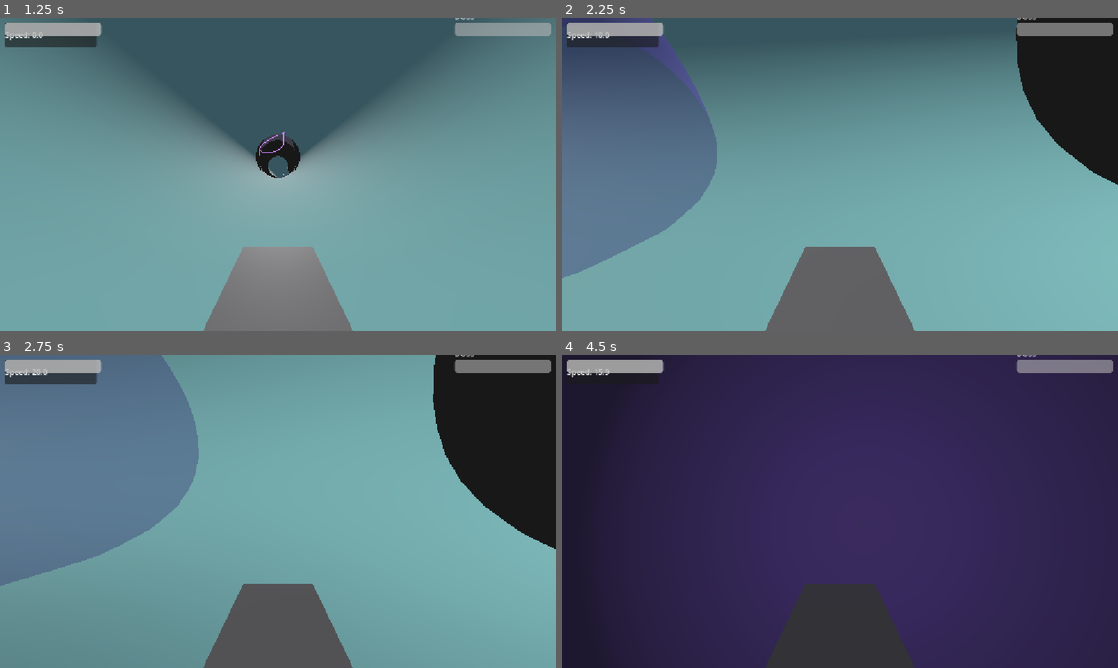
Above: before the commit, frames 1-4 (two rows, left to right).
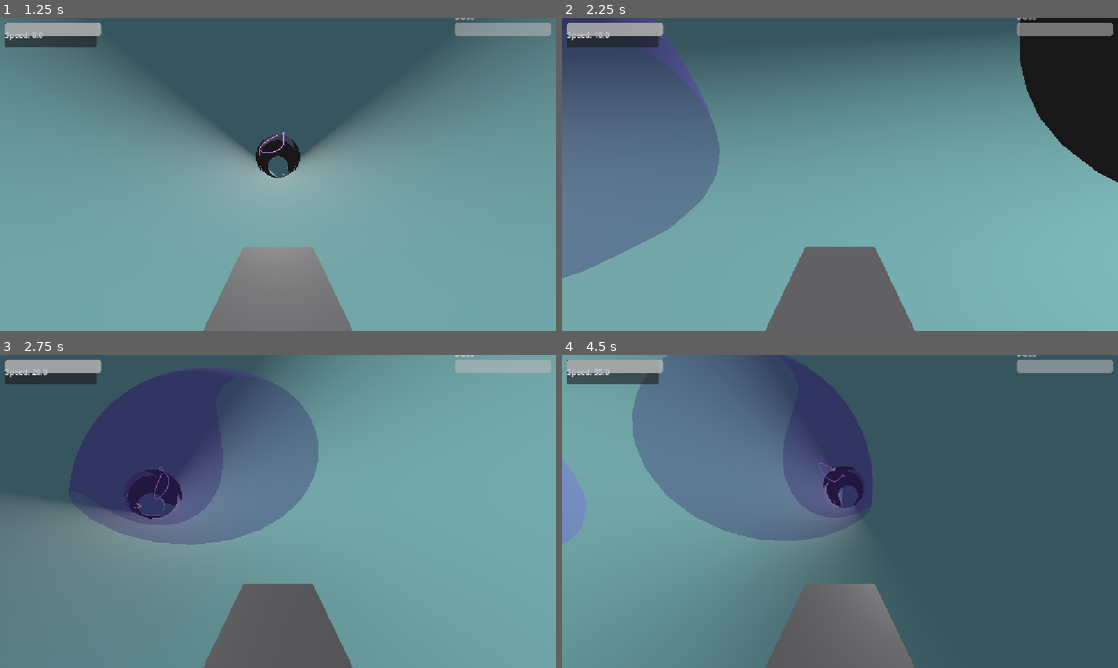
Above: after the commit, the same moments.

Repository: eternaldensity/pipe-survivor
Game: Godot game, scene res://MainMenu.tscn
The game is run twice, just before and just after one commit, with the same random seed, the same clock (stepped at 60 frames per second) and the same inputs.
Inputs:
- Up to frame 1 (1.25 s): click "Start Game" at 0.5 s
- Up to frame 2 (2.25 s): tap Enter (ui_accept) at 1.25, 1.52 s; hold Right (ui_right) 1.28-2.03 s; hold R 1.28-2.03 s; hold Down (ui_down) from 2.03 s (still down); tap 1 at 2.1 s
- Up to frame 3 (2.75 s): keep holding Down (ui_down); tap Enter (ui_accept) at 2.27 s
- Up to frame 4 (4.5 s): release Down (ui_down) at 2.78 s; hold Right (ui_right) 2.78-3.53 s; hold 2 2.78-3.53 s; hold Up (ui_up) 3.53-4.28 s; tap 3 at 3.6 s; tap Enter (ui_accept) at 3.77 s; hold Left (ui_left) from 4.28 s (still down); hold R from 4.28 s (still down)

Frame 1 is identical in both runs. In frame 2, 0.7% of the frame differs, in the area x 0-100%, y 0-84%; in frame 3, 40%; in frame 4, 95%, in the area x 0-100%, y 0-100%.

Commit message:
Vehicle/junction: auto-steer, wall clamp, nearest-curve tie-break

Diff:
--- a/junction_pipe_section.gd
+++ b/junction_pipe_section.gd
@@ -135,15 +135,20 @@
 	var best_dist := INF
 	var best_point := Vector3.ZERO
 	var best_tan := Vector3(0.0, 0.0, 1.0)
-	for c in _curves:
+	var best_idx := -1
+	for i in range(_curves.size()):
+		var c := _curves[i]
 		var off := c.get_closest_offset(local_pos)
 		var tr := c.sample_baked_with_rotation(off)
 		var pt := tr.origin
 		var d := local_pos.distance_to(pt)
-		if d < best_dist:
+		# Prefer the trunk (first curve) on ties to avoid switching to a
+		# branch when the vehicle is going straight through the junction.
+		if best_idx < 0 or d < best_dist - 0.5 or (absf(d - best_dist) <= 0.5 and i < best_idx):
 			best_dist = d
 			best_point = pt
 			best_tan = -tr.basis.z
+			best_idx = i
 	return {"point": best_point, "tangent": best_tan, "dist": best_dist}
 
 func get_entry_radius() -> float:
--- a/vehicle.gd
+++ b/vehicle.gd
@@ -185,6 +185,17 @@
 	# vehicle, and from then on forward always means "where I'm pointing"
 	# Steering input ramps smoothly instead of being all-or-nothing.
 	var target_turn := Input.get_axis("ui_left", "ui_right")
+	# Auto-steer: when no player input, gently follow the tube axis so the
+	# vehicle stays on course through bends without manual steering.
+	if abs(target_turn) < 0.001:
+		var fwd := -global_transform.basis.z
+		fwd = fwd - fwd.dot(outward) * outward
+		if fwd.length_squared() > 1e-4:
+			fwd = fwd.normalized()
+			var cos_err := fwd.dot(tube_axis)
+			var sin_err := fwd.cross(tube_axis).dot(outward)
+			var angle_err := atan2(sin_err, cos_err)
+			target_turn = clampf(angle_err * 3.0, -1.0, 1.0)
 	steering_amount = move_toward(steering_amount, target_turn, steer_accel * delta)
 	if abs(steering_amount) > 0.001:
 		var steer := Basis(inward, -steering_amount * turn_speed * delta)
@@ -237,6 +248,25 @@
 
 	move_and_slide()
 
+	# Clamp to pipe wall to prevent high-speed tunneling through thin walls.
+	# This supplements move_and_slide's collision, which can miss fast-moving
+	# bodies against curved trimesh surfaces.
+	var clamp_props: Dictionary = {}
+	if network:
+		var clamp_section := network.get_section_at(global_position)
+		if clamp_section:
+			clamp_props = clamp_section.get_tube_properties(global_position)
+	if clamp_props:
+		var clamp_axis: Vector3 = clamp_props["axis"]
+		var clamp_origin: Vector3 = clamp_props["origin"]
+		var clamp_radius: float = clamp_props["radius"]
+		var to_center := global_position - clamp_origin
+		var radial := to_center - to_center.dot(clamp_axis) * clamp_axis
+		var radial_len := radial.length()
+		if radial_len > clamp_radius - 0.3 and radial_len > 0.001:
+			var clamped := clamp_origin + radial.normalized() * (clamp_radius - 0.3) + clamp_axis * to_center.dot(clamp_axis)
+			global_position = clamped
+
 func _find_audio_manager() -> AudioManager:
 	var tree := get_tree()
 	if tree == null or tree.current_scene == null:
